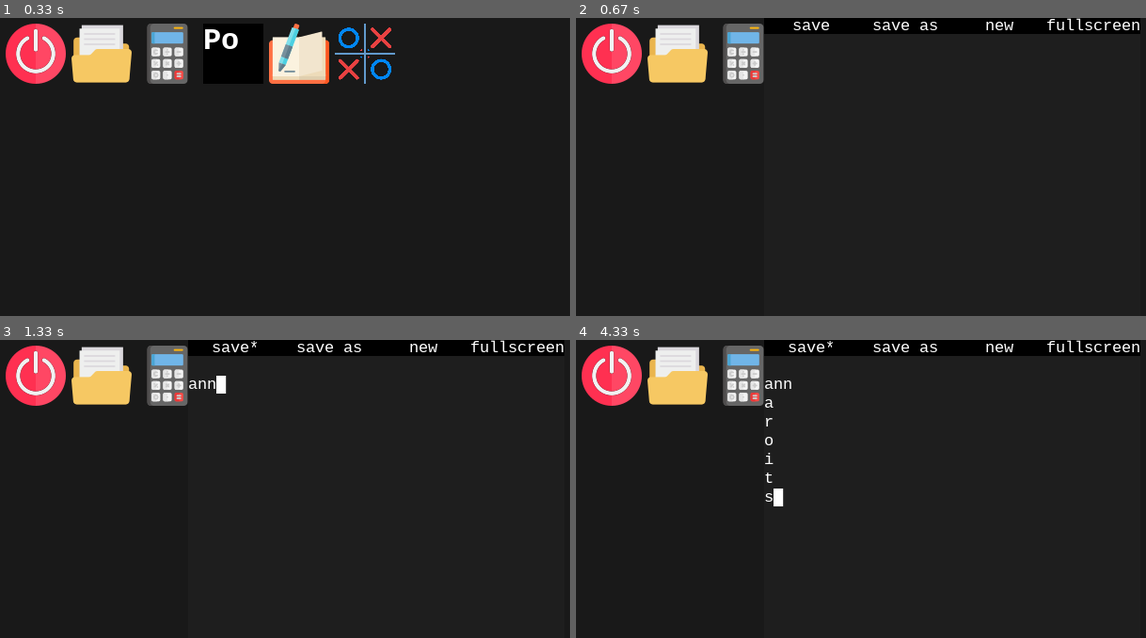
Above: before the commit, frames 1-4 (two rows, left to right).
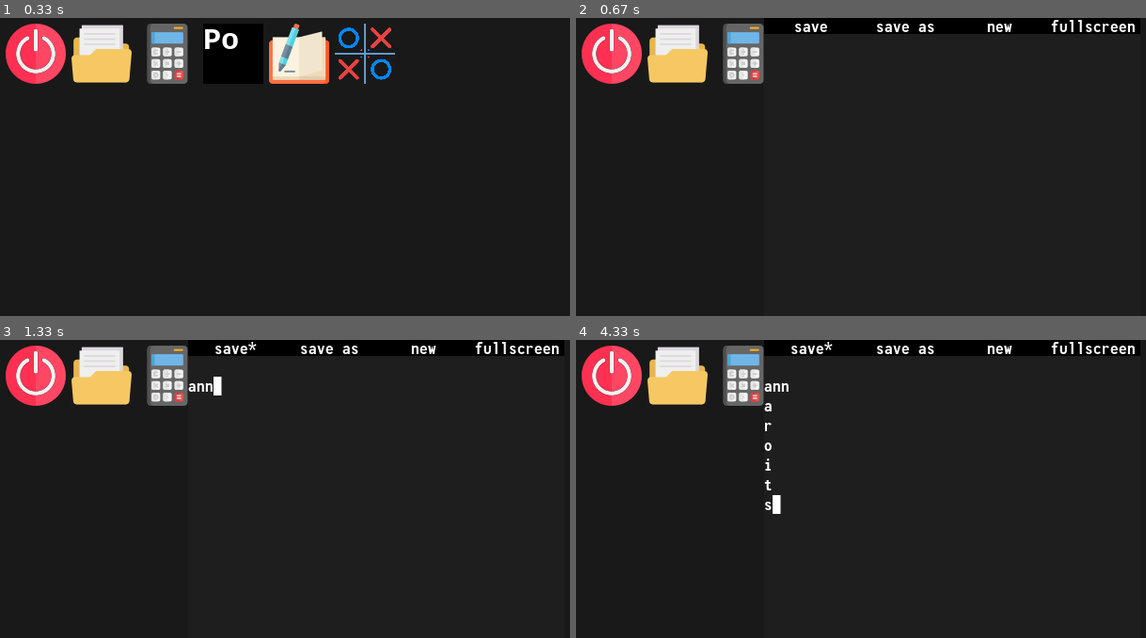
Above: after the commit, the same moments.

Repository: milktheinternet/pygameOS
Game: pygame game, started from main.py
Same seed, same stepped clock (60 frames per second), same inputs: the game is played once before the commit and once after it.
Inputs (mouse positions are in pixels of both pictures, inside the frame that each line leads up to):
- Up to frame 1 (0.33 s): no input
- Up to frame 2 (0.67 s): press the mouse at (872, 53) at 0.37 s; move the mouse to (855, 89) at 0.47 s; release the mouse at (838, 125) at 0.6 s
- Up to frame 3 (1.33 s): tap Enter at 0.67 s; type "ann" at 1 s
- Up to frame 4 (4.33 s): tap Enter at 1.33, 1.68, 2.23, 2.78, 3.33, 3.88 s; type "a" at 1.55 s; type "r" at 2.1 s; type "o" at 2.65 s; type "i" at 3.2 s; type "t" at 3.75 s; type "s" at 4.3 s

Frame 1 is identical in both runs. In frame 2, 0.9% of the frame differs, in the area x 38-99%, y 0-5%; in frame 3, 1.1%; in frame 4, 1.4%, in the area x 33-99%, y 0-59%.

Commit message:
Standardized font
should work on more systems now. consistent gui

Diff:
--- a/filesystem/apps/Calculator/app.py
+++ b/filesystem/apps/Calculator/app.py
@@ -21,7 +21,7 @@
 
         self.children = []
 
-        self.font = pg.font.SysFont('monospace', font_size)
+        self.font = self.vos.default_font(font_size)
 
         W, H = self.res
         EXP_H = expression_height
--- a/filesystem/apps/Text Editor/app.py
+++ b/filesystem/apps/Text Editor/app.py
@@ -15,7 +15,7 @@
 
         self.can_minimize = False
 
-        self.font = pg.font.SysFont("monospace", 17)
+        self.font = self.vos.default_font(17)
         self.tabh = 17
         self.tabc = (10, 10, 10)
         self.bg = (30, 30, 30)
@@ -43,9 +43,7 @@
         self.setup_nodes()
 
     def open_path(self, path):
-        print("opening", path)
         if self.can_open_path(path):
-            print("can open!")
             self.openfile(path)
             self.focus()
             return True
--- a/virtualOS.py
+++ b/virtualOS.py
@@ -28,9 +28,9 @@
 
         self.time = 0
 
-        self.font = pg.font.SysFont('monospace', 17)
-
         self.filesystem = 'filesystem/'
+
+        self.font = self.default_font(17)
 
         self.appdir = 'apps/'
         for folder in self.list_folder(self.appdir):
@@ -43,6 +43,9 @@
         self.copied_text = ""
 
         self.tmpdir = 'tmp/'
+
+    def default_font(self, size=17):
+        return pg.font.Font(self.filesystem+'fonts/monospace.otf', size)
 
     def log(self, text):
         #print(text)
Binary file added: filesystem/fonts/monospace.otf
